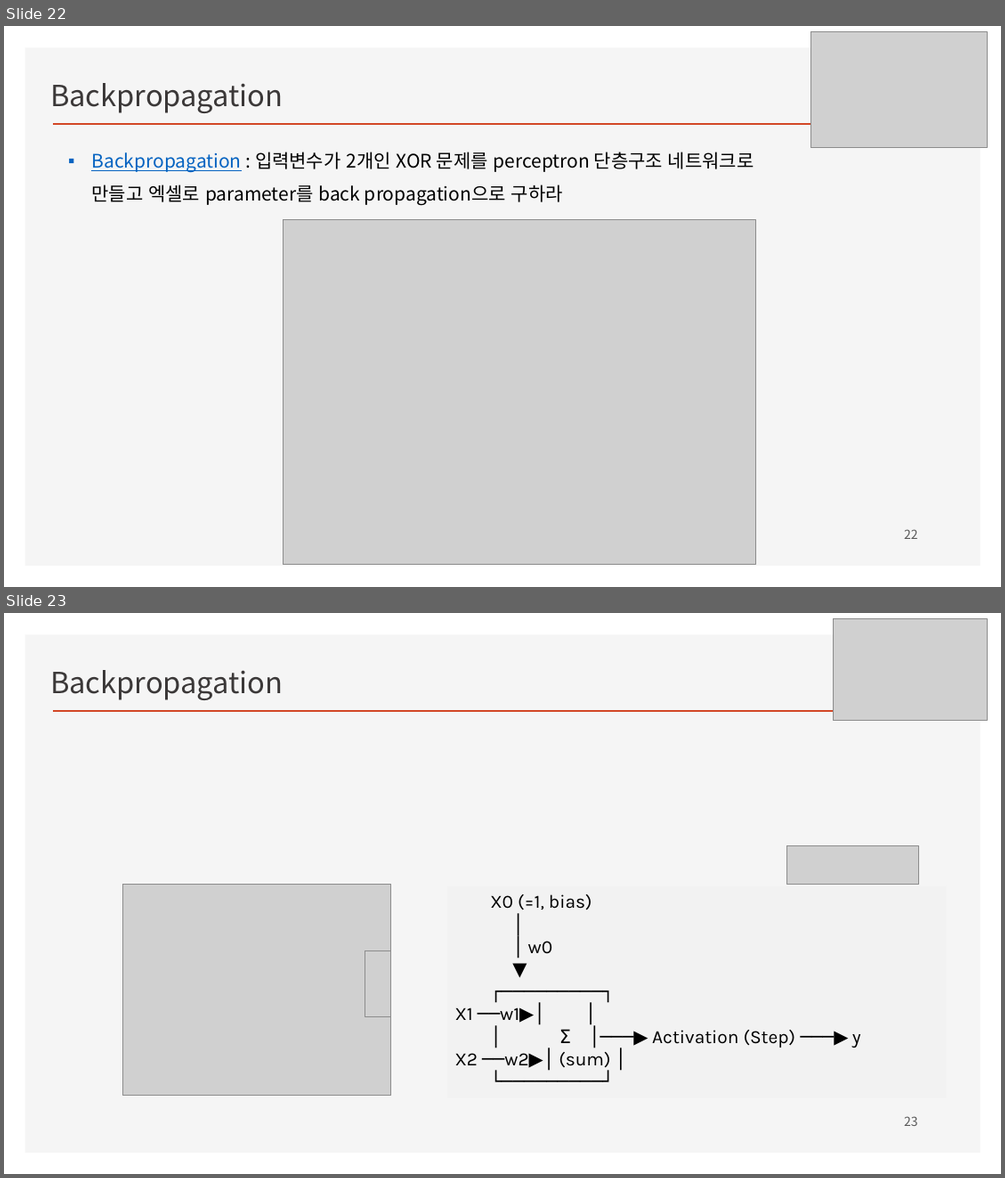
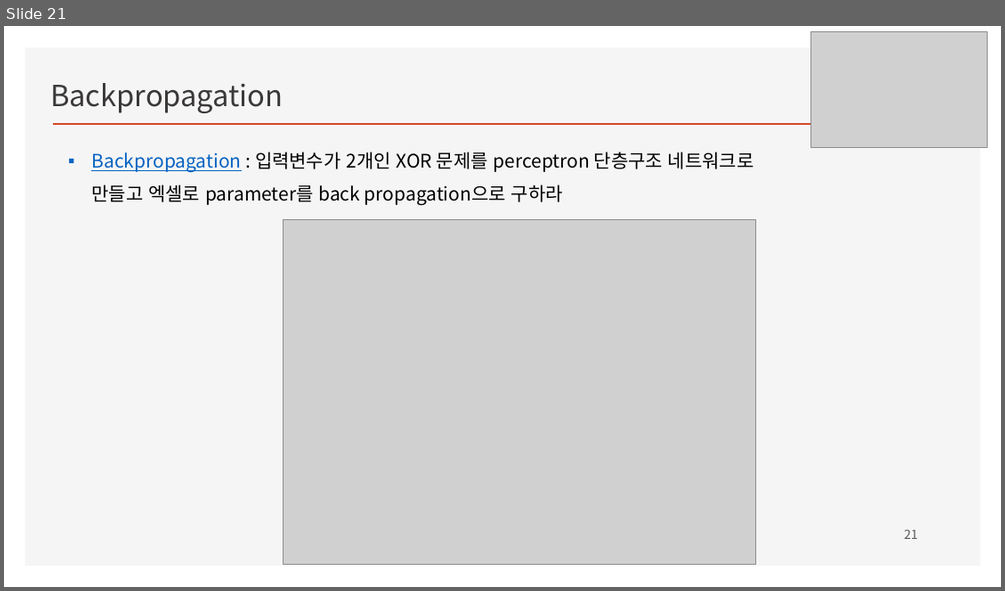
Before and after one commit to ancestor9/mathematics-for-machine-learning, a slide deck: Linear_Algebra/w4_Perceptron_Regression.pptx. Shown one above the other, each under a label of ours: slides 22 and 23 before the commit, slide 21 after it. The pictures are 1005x1178 and 1005x591 pixels, drawn with LibreOffice and Linux fonts; fonts in the diff are those of the drawing; grey boxes stand for pictures; background and template pictures are left out. Boxes give left, top, right and bottom in pixels: in the first picture for what was removed or moved away, otherwise in the second. Text is boxed around its words. In the diff, an @@ line names an element or a change of style, - is before the commit and + after.

```diff
--- a/Linear_Algebra/w4_Perceptron_Regression.pptx
+++ b/Linear_Algebra/w4_Perceptron_Regression.pptx
@@ slide 23 removed at [4,613,1001,1174], background #FFFFFF; not listed: 2 template elements that a slide beside it also shows @@
@@ picture removed at [833,618,987,720] @@
@@ text removed at [50,670,283,700] @@
-Backpropagation
@@ picture removed at [787,845,919,884] @@
@@ picture removed at [123,884,391,1095] @@
@@ text removed at [455,894,861,1070] @@
-X0 (=1, bias)
-│
-│ w0
-▼
-┌─────────┐
-X1 ──w1▶│ │
-│ Σ │───▶ Activation (Step) ───▶ y
-X2 ──w2▶│ (sum) │
-└─────────┘
@@ picture removed at [364,950,390,1016] @@
@@ page number removed at [904,1116,918,1126] @@
-23
@@ what was slide 22 is now slide 21 @@
@@ page number at [904,529,918,539]: text changed @@
-22
+21
```
Also in this commit, not shown: 8 slides changed, 5 other slides removed.
